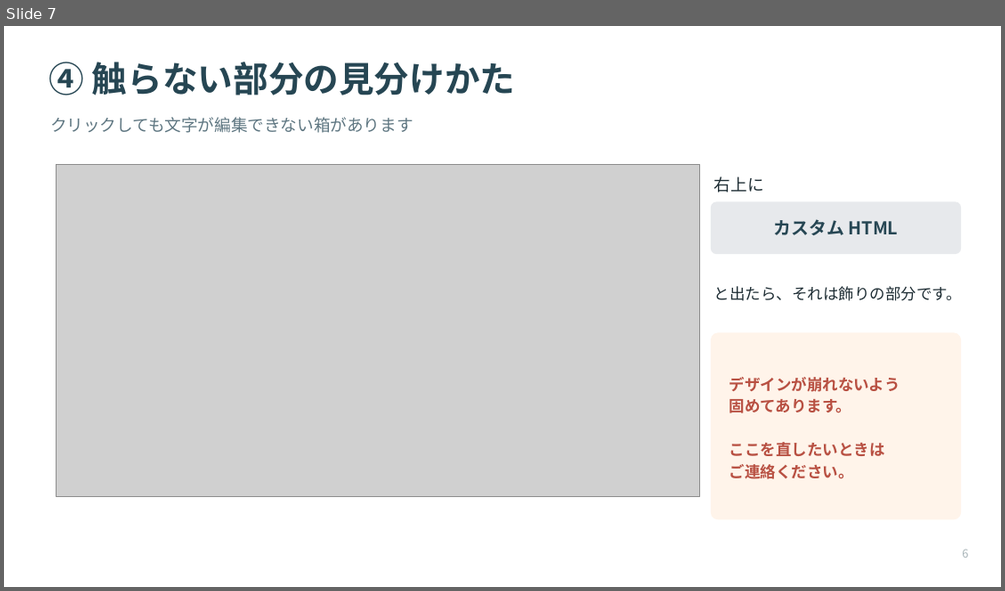
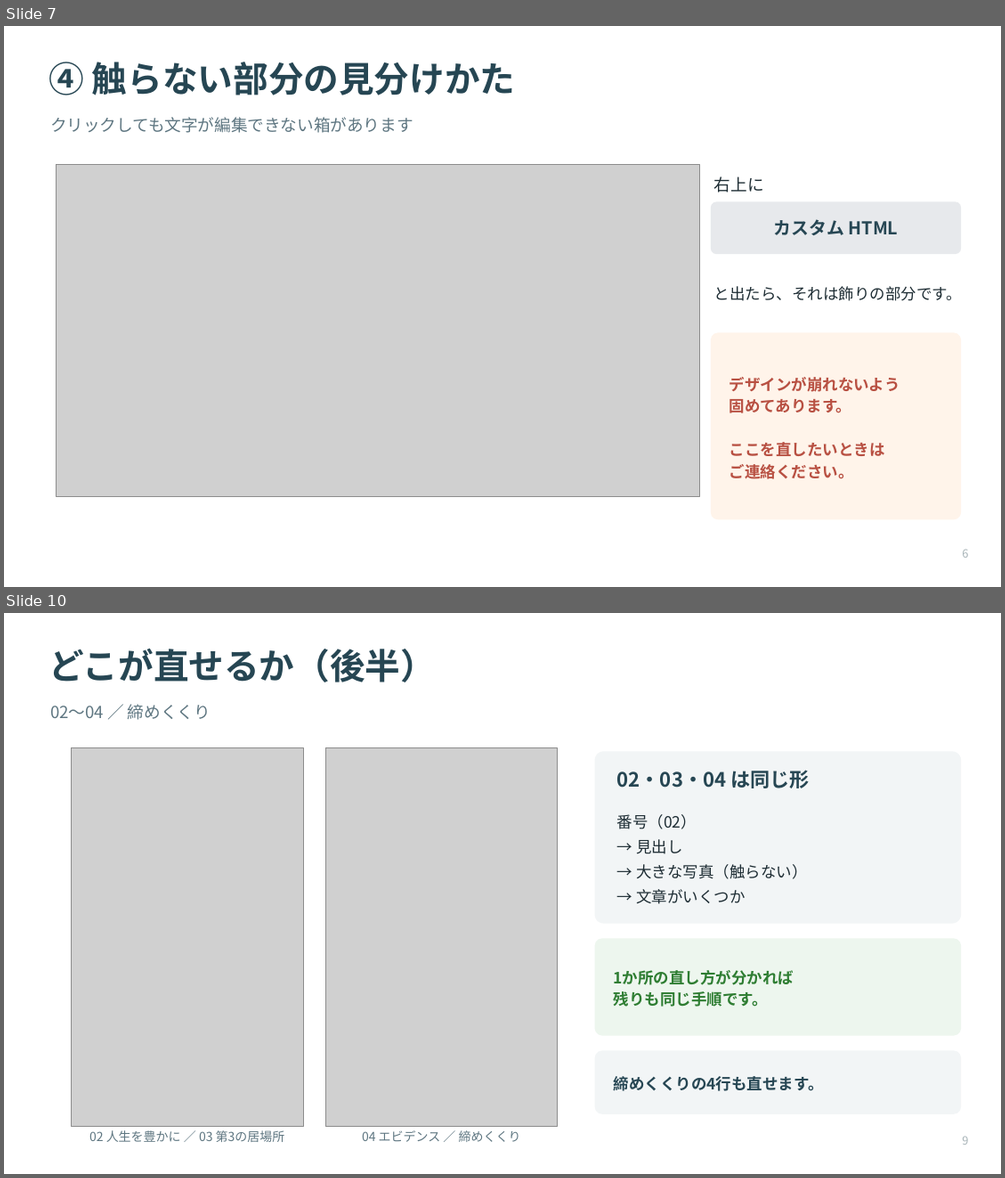
Before and after one commit to Kkenjis/dev-aspath-life, a slide deck: _wp移行素材/★引継ぎ資料/★山口様向け_ASPATHについて_文章の直し方.pptx. Shown one above the other, each under a label of ours: slide 7 before the commit, slides 7 and 10 after it; the slides between them are not shown. The pictures are 1005x591 and 1005x1178 pixels, drawn with LibreOffice and Linux fonts; fonts in the diff are those of the drawing; grey boxes stand for pictures. Boxes give left, top, right and bottom in pixels: in the first picture for what was removed or moved away, otherwise in the second. Text is boxed around its words. In the diff, an @@ line names an element or a change of style, - is before the commit and + after.

```diff
--- a/_wp移行素材/★引継ぎ資料/★山口様向け_ASPATHについて_文章の直し方.pptx
+++ b/_wp移行素材/★引継ぎ資料/★山口様向け_ASPATHについて_文章の直し方.pptx
@@ slide 10 added at (x1=4, y1=613, x2=1001, y2=1174), background #FFFFFF @@
@@ text added at (x1=48, y1=649, x2=436, y2=682), 34 pt, text #264653, bold @@
+どこが直せるか（後半）
@@ text added at (x1=50, y1=704, x2=210, y2=720), 16 pt, text #5E7681 @@
+02〜04 ／ 締めくくり
@@ picture added at (x1=72, y1=747, x2=303, y2=1126) @@
@@ picture added at (x1=325, y1=747, x2=558, y2=1126) @@
@@ rounded rectangle added at (x1=595, y1=751, x2=961, y2=924), fill #F2F5F6 @@
@@ text added at (x1=617, y1=770, x2=809, y2=788), 19 pt, text #264653, bold @@
+02・03・04 は同じ形
@@ text added at (x1=617, y1=814, x2=807, y2=904), 15 pt, text #1E2D34 @@
+番号（02）
+→ 見出し
+→ 大きな写真（触らない）
+→ 文章がいくつか
@@ rounded rectangle added at (x1=595, y1=938, x2=961, y2=1036), fill #EDF6EE @@
@@ text added at (x1=614, y1=970, x2=794, y2=1006), 15 pt, text #2E7D32, bold @@
+1か所の直し方が分かれば
+残りも同じ手順です。
@@ rounded rectangle added at (x1=595, y1=1051, x2=961, y2=1114), fill #F2F5F6 @@
@@ text added at (x1=614, y1=1076, x2=824, y2=1091), 15 pt, text #264653, bold @@
+締めくくりの4行も直せます。
@@ text added at (x1=89, y1=1130, x2=285, y2=1142), 12 pt, text #5E7681 @@
+02 人生を豊かに ／ 03 第3の居場所
@@ text added at (x1=362, y1=1130, x2=521, y2=1142), 12 pt, text #5E7681 @@
+04 エビデンス ／ 締めくくり
@@ text added at (x1=962, y1=1135, x2=968, y2=1144), 11 pt, text #A8B4B8 @@
+9
```
Also in this commit, not shown: 5 slides changed, 3 other slides added, 6 other files.
